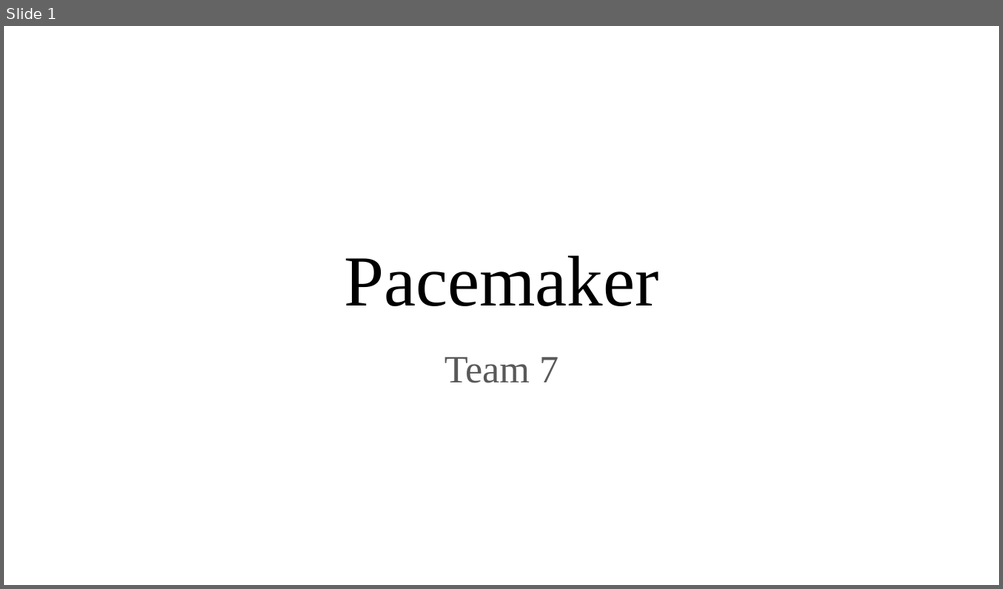
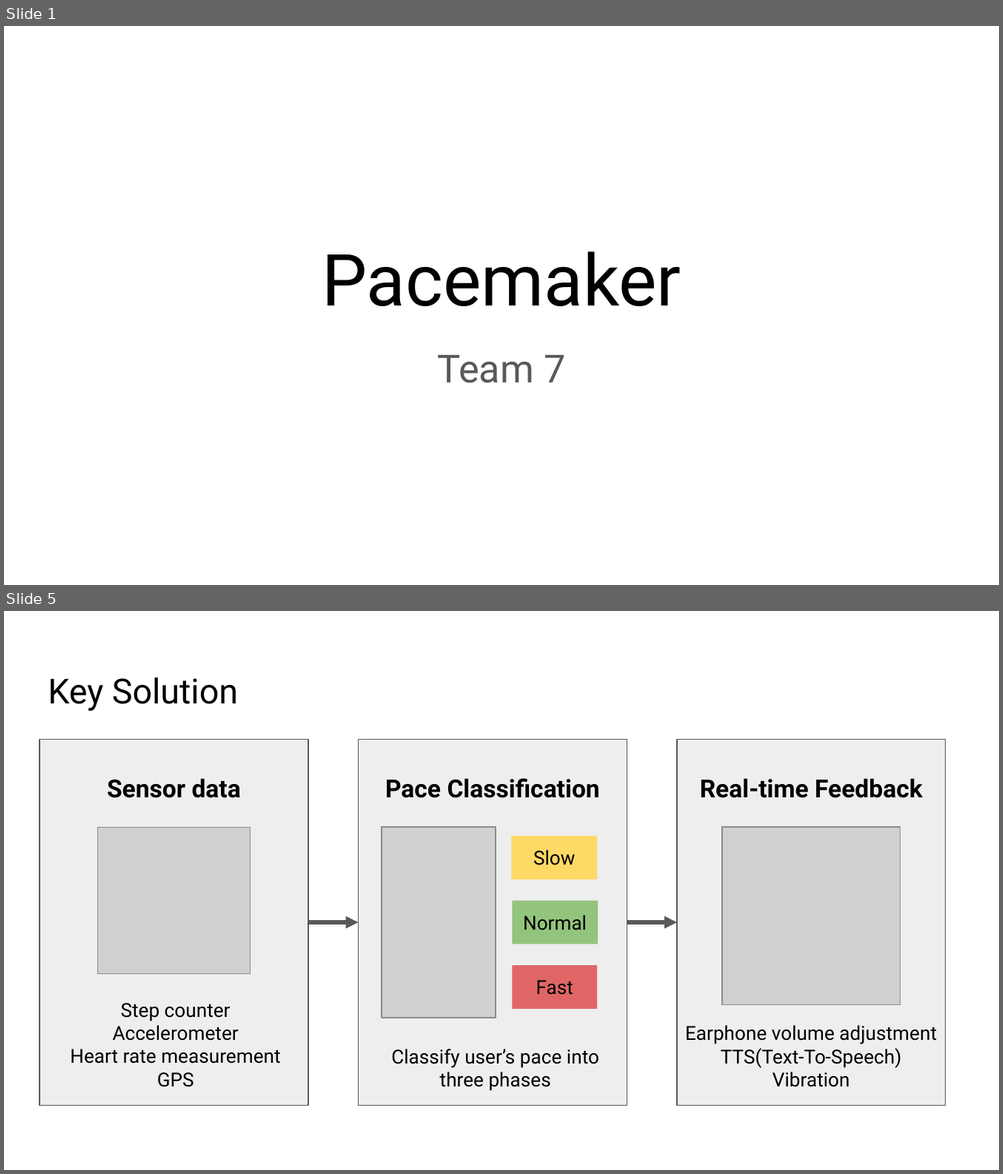
Before and after one commit to crazyboy9103/2021_2_MCA_team7, a slide deck: Project Proposal.pptx. Shown one above the other, each under a label of ours: slide 1 before the commit, slides 1 and 5 after it; the slides between them are not shown. The pictures are 1003x589 and 1003x1174 pixels, drawn with LibreOffice and Linux fonts; fonts in the diff are those of the drawing; grey boxes stand for pictures. Boxes give left, top, right and bottom in pixels: in the first picture for what was removed or moved away, otherwise in the second. Text is boxed around its words. In the diff, an @@ line names an element or a change of style, - is before the commit and + after.

```diff
--- a/Project Proposal.pptx
+++ b/Project Proposal.pptx
@@ slide 5 added at bbox=[4, 611, 999, 1170], background #FFFFFF @@
@@ title added at bbox=[48, 678, 238, 711], 25 pt, text #000000 @@
+Key Solution
@@ rectangle added at bbox=[40, 739, 308, 1105], fill #EEEEEE, outline #595959 0.75 pt @@
@@ rectangle added at bbox=[358, 739, 626, 1105], fill #EEEEEE, outline #595959 0.75 pt @@
@@ rectangle added at bbox=[677, 739, 945, 1105], fill #EEEEEE, outline #595959 0.75 pt @@
@@ text added at bbox=[107, 778, 241, 798], 18 pt, text #000000, bold @@
+Sensor data
@@ text added at bbox=[385, 778, 600, 798], 18 pt, text #000000, bold @@
+Pace Classification
@@ text added at bbox=[700, 778, 922, 798], 18 pt, text #000000, bold @@
+Real-time Feedback
@@ picture added at bbox=[97, 828, 250, 974] @@
@@ picture added at bbox=[722, 827, 900, 1005] @@
@@ group added at bbox=[382, 827, 597, 1018]: 3 rectangles, 1 picture @@
+Fast
+Normal
+Slow
@@ arrow added from (308, 923) to (358, 923), #595959 3 pt @@
@@ arrow added from (626, 923) to (677, 923), #595959 3 pt @@
@@ text added at bbox=[70, 1003, 280, 1088], 14 pt, text #000000 @@
+Step counter
+Accelerometer
+Heart rate measurement
+GPS
@@ text added at bbox=[685, 1025, 936, 1088], 14 pt, text #000000 @@
+Earphone volume adjustment
+TTS(Text-To-Speech)
+Vibration
@@ text added at bbox=[391, 1049, 599, 1091], 14 pt, text #000000 @@
+Classify user’s pace into three phases
@@ slide 1 changed as well @@
@@ title "Pacemaker" at bbox=[321, 252, 681, 306]: font Times New Roman to Roboto @@
@@ subtitle "Team 7" at bbox=[438, 355, 565, 383]: font Times New Roman to Roboto @@
```
Also in this commit, not shown: 4 other slides changed, 12 other slides added, 3 slides removed, 1 other file.
